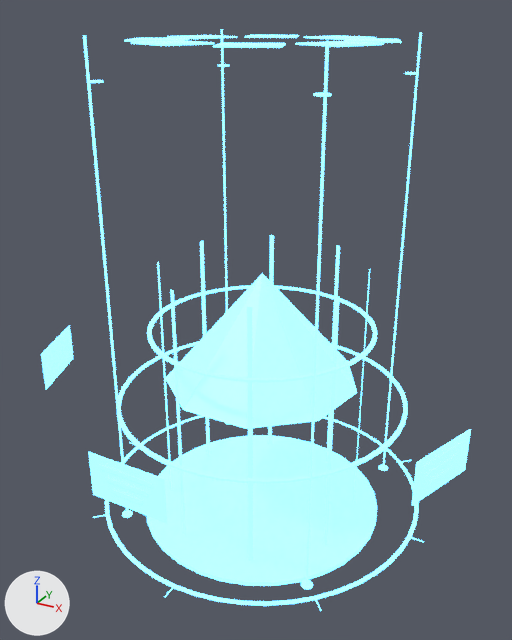
Renders of the FBX model art/command_center/export/ue/SM_CommandCenter_Holo.fbx from each side of a commit.
Both versions are drawn from a 50 mm lens placed at (5.36, -4.01, 5.52), pointed at (3.24, -0.16, 3.59). Arrows for +X, +Y and +Z are at lower left; the lights stay in place. The first picture is the older version.

The first picture shows 'SM_CommandCenter_Holo'.
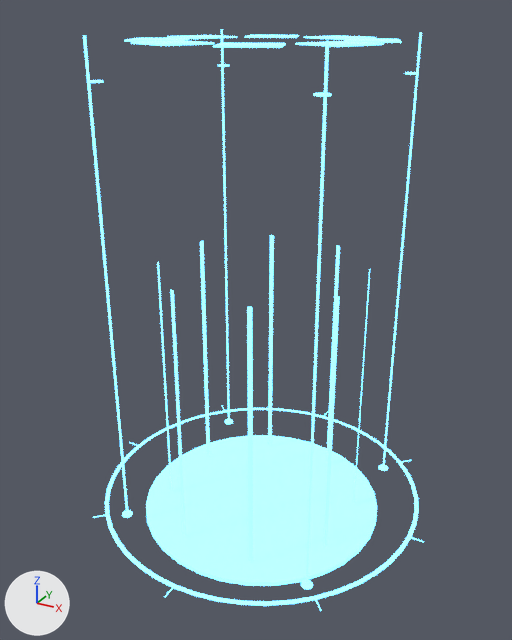
What differs and where, as boxes (x1, y1, x2, y2) in the pictures (512 x 640 px):
'SM_CommandCenter_Holo', reshaped (21% narrower): before (41, 29, 471, 611); after (83, 29, 424, 611)
part 1 of me_sm_commandcenter_holo_002, deleted (blue): before (41, 273, 471, 523)

The change, as a list of edits to the scene's bpy script:
```text
Change me_sm_commandcenter_holo_002:
    used by ob_sm_commandcenter_holo; location = (0.0, 0.0, 0.0)
    remove me_sm_commandcenter_holo_002.from_pydata(...)  # 1131 vertices, 2062 faces; spans x 1.65..4.75, y -1.56..1.29, z 1.97..5.38
    add me_sm_commandcenter_holo_002.from_pydata(...)  # 640 vertices, 1132 faces; spans x 1.91..4.49, y -1.29..1.29, z 1.97..5.38
    me_sm_commandcenter_holo_002 part 1: 15 loose pieces with 491 vertices, spanning x 1.65..4.75, y -1.56..1.05, z 2.67..3.87, are deleted
```
